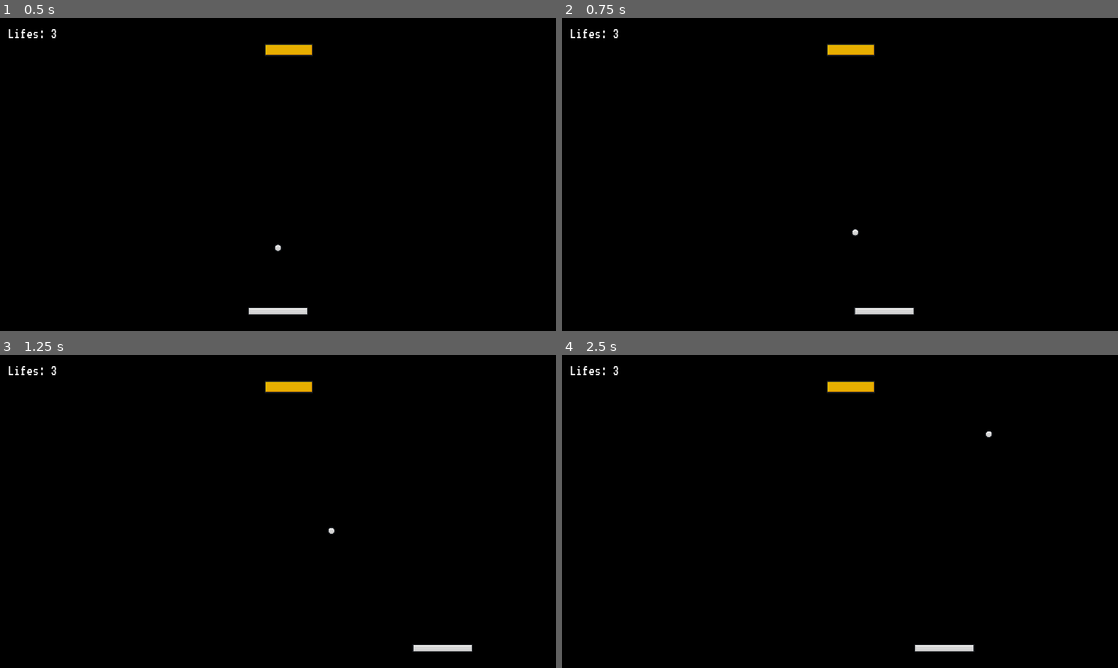
Above: before the commit, frames 1-4 (two rows, left to right).
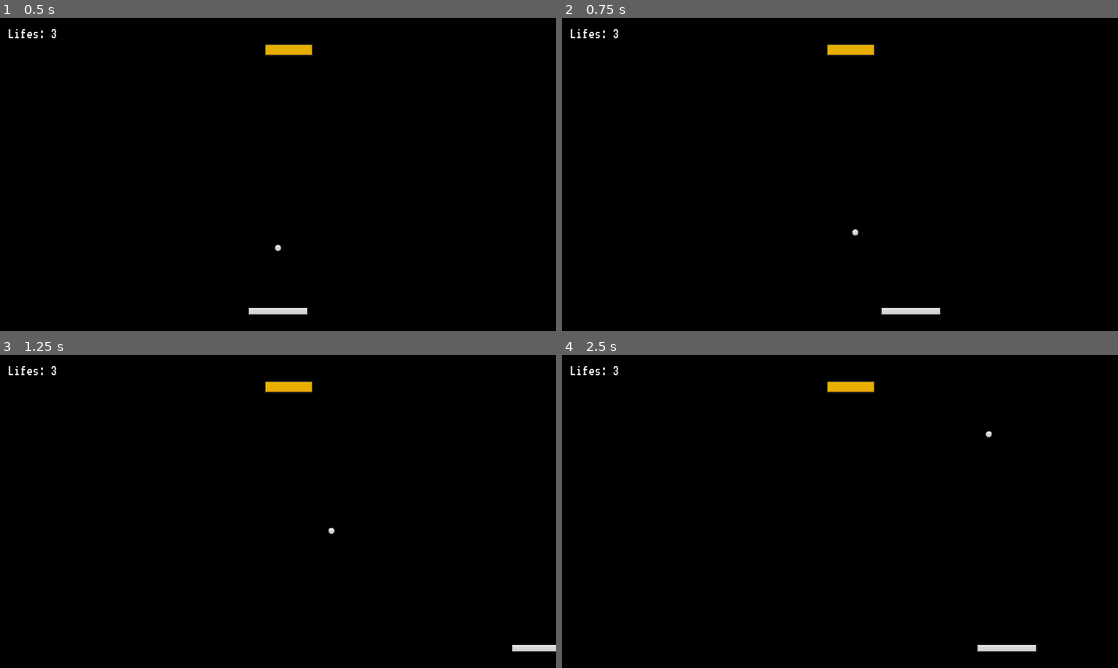
Above: after the commit, the same moments.

Repository: qusitu1/Brick-Breakers
Game: Godot game, scene res://Scenes/main.tscn
The game is run twice, just before and just after one commit, with the same random seed, the same clock (stepped at 60 frames per second) and the same inputs.
Inputs:
- Up to frame 1 (0.5 s): no input
- Up to frame 2 (0.75 s): tap Enter at 0.5 s; hold D (right) from 0.53 s (still down)
- Up to frame 3 (1.25 s): keep holding D (right)
- Up to frame 4 (2.5 s): release D (right) at 1.28 s; hold A (left) 1.28-2.03 s; hold D (right) from 2.03 s (still down)

Frame 1 is identical in both runs. In frame 2, 0.2% of the frame differs, in the area x 52-69%, y 92-95%; in frame 3, 0.5%; in frame 4, 0.5%, in the area x 63-86%, y 92-95%.

Commit message:
bgm done

Diff:
--- a/Scenes/main.gd
+++ b/Scenes/main.gd
@@ -3,7 +3,7 @@
 
 # Called when the node enters the scene tree for the first time.
 func _ready():
-	$Music.play()
+	$BGMusic.play()
 
 
 # Called every frame. 'delta' is the elapsed time since the previous frame.
--- a/Scenes/main.tscn
+++ b/Scenes/main.tscn
@@ -8,6 +8,7 @@
 [ext_resource type="PackedScene" uid="uid://8oybamtlflx4" path="res://Scenes/death_zone.tscn" id="4_cnm30"]
 [ext_resource type="Script" path="res://Scripts/brick_spawner.gd" id="6_gf4sn"]
 [ext_resource type="PackedScene" uid="uid://qhhng4bjd6vx" path="res://Scenes/brick.tscn" id="7_181yb"]
+[ext_resource type="AudioStream" uid="uid://ckdfthxoui7fl" path="res://SFX/Oneul - Twinkle Light.mp3" id="9_x5fhm"]
 
 [node name="Main" type="Node"]
 script = ExtResource("1_kqw8v")
@@ -55,4 +56,5 @@
 [node name="Marker2D" type="Marker2D" parent="."]
 position = Vector2(2, -258)
 
-[node name="Music" type="AudioStreamPlayer" parent="."]
+[node name="BGMusic" type="AudioStreamPlayer" parent="."]
+stream = ExtResource("9_x5fhm")
--- a/Scripts/paddle.gd
+++ b/Scripts/paddle.gd
@@ -7,7 +7,7 @@
 var half_paddle_width: float
 var is_ball_started = false
 
-@export var speed = 500
+@export var speed = 800
 @export var camera: Camera2D
 
 
Not shown, added: SFX/Oneul - Twinkle Light.mp3.import
Not shown: 1 places in Scenes/main.tscn that only renumber resources
Not shown, added: SFX/Oneul - Twinkle Light.mp3
